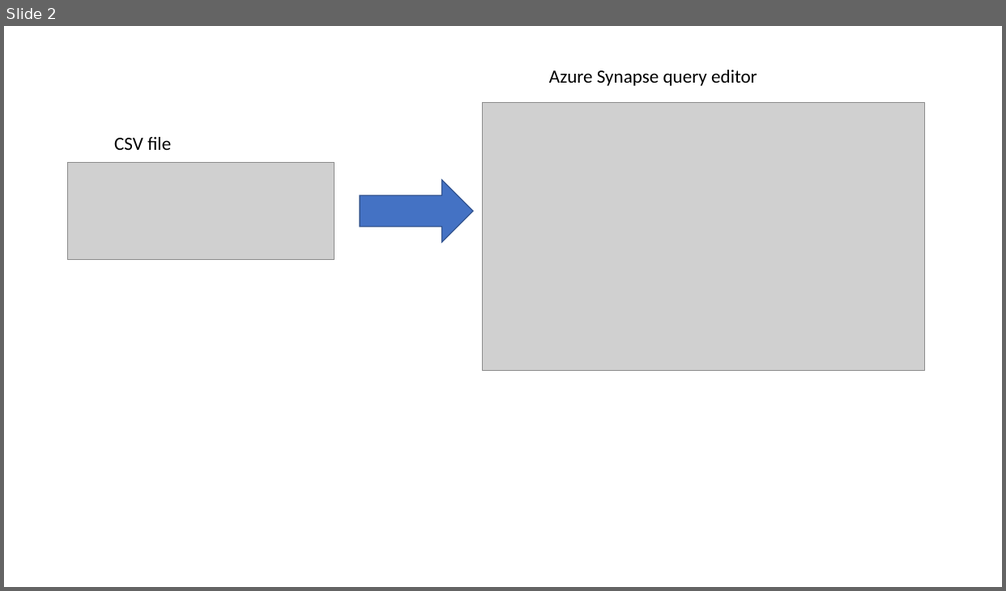
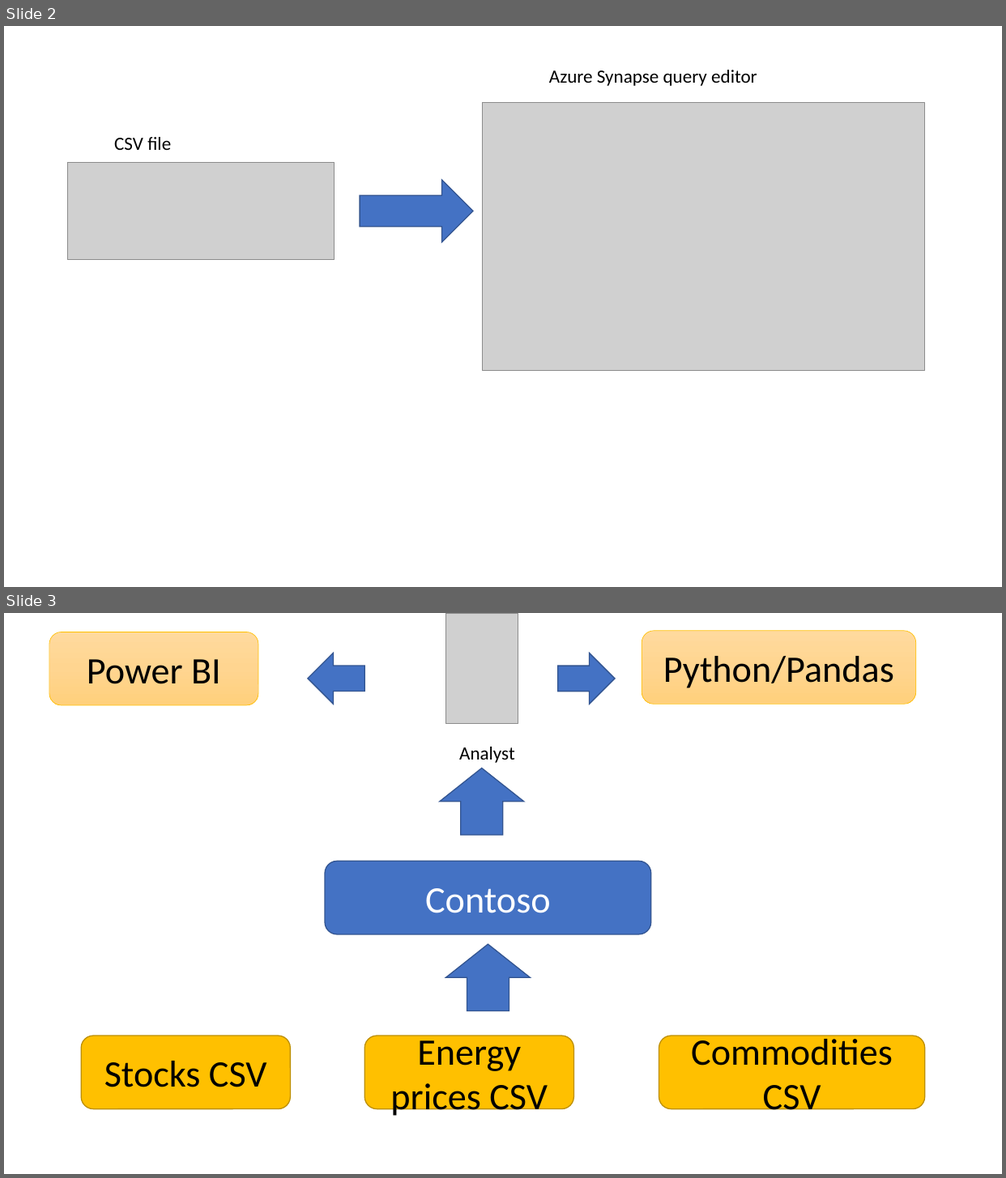
Before and after one commit to sdg002/AzureTrials, a slide deck: synapse-sqlviews-integrationtesting/docs/Synapse-Presentation1.pptx. Shown one above the other, each under a label of ours: slide 2 before the commit, slides 2 and 3 after it. The pictures are 1006x591 and 1006x1178 pixels, drawn with LibreOffice and Linux fonts; fonts in the diff are those of the drawing; grey boxes stand for pictures. Boxes give left, top, right and bottom in pixels: in the first picture for what was removed or moved away, otherwise in the second. Text is boxed around its words. In the diff, an @@ line names an element or a change of style, - is before the commit and + after.

```diff
--- a/synapse-sqlviews-integrationtesting/docs/Synapse-Presentation1.pptx
+++ b/synapse-sqlviews-integrationtesting/docs/Synapse-Presentation1.pptx
@@ slide 3 added at bbox=[4, 613, 1002, 1174], background #FFFFFF @@
@@ rounded rectangle added at bbox=[49, 632, 258, 705], fill gradient #FFDB9E to #FFD590 to #FFD07C, outline #FFC000 0.5 pt, 36 pt, text #000000 @@
+Power BI
@@ picture added at bbox=[445, 614, 518, 725] @@
@@ rounded rectangle added at bbox=[641, 631, 917, 705], fill gradient #FFDB9E to #FFD590 to #FFD07C, outline #FFC000 0.5 pt, 36 pt, text #000000 @@
+Python/Pandas
@@ left arrow added at bbox=[308, 653, 364, 704], fill #4472C4, outline #325491 1 pt @@
@@ left arrow added at bbox=[558, 653, 615, 704], fill #4472C4, outline #325491 1 pt @@
@@ text added at bbox=[459, 747, 515, 763], 18 pt, text #000000 @@
+Analyst
@@ up arrow added at bbox=[440, 768, 524, 835], fill #4472C4, outline #325491 1 pt @@
@@ rounded rectangle added at bbox=[325, 862, 651, 935], fill #4472C4, outline #325491 1 pt, 36 pt, text #FFFFFF @@
+Contoso
@@ up arrow added at bbox=[445, 944, 530, 1012], fill #4472C4, outline #325491 1 pt @@
@@ rounded rectangle added at bbox=[81, 1036, 290, 1110], fill #FFC000, outline #BD8E00 1 pt, 36 pt, text #000000 @@
+Stocks CSV
@@ rounded rectangle added at bbox=[364, 1036, 573, 1110], fill #FFC000, outline #BD8E00 1 pt, 36 pt, text #000000 @@
+Energy prices CSV
@@ rounded rectangle added at bbox=[659, 1036, 925, 1110], fill #FFC000, outline #BD8E00 1 pt, 36 pt, text #000000 @@
+Commodities CSV
```
Also in this commit, not shown: 1 other slide added, 3 other files.
